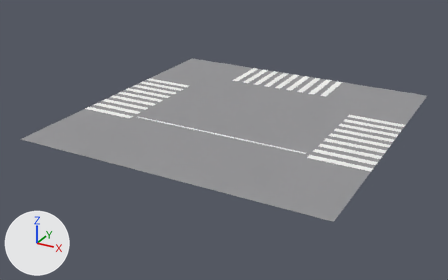
Two versions of the FBX model Assets/_Project/Hikone/Models/HK_RoadSurf_Tee.fbx, one commit apart.
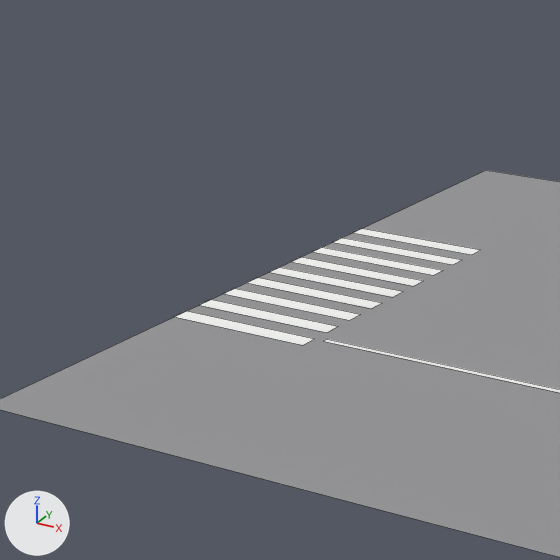
Each version is shown whole from a 50 mm lens placed at (17.6, -34.4, 15.2), pointed at (-0.7, -1.1, -1.5), then close up on the part from 6% to 49% of the width and 0% to 69% of the height. Arrows for +X, +Y and +Z are at lower left; the lights stay in place. The older version's two pictures come first. The close-ups show mesh edges as thin lines. Where no turn or scale is listed for an object, it has been applied to the vertices.

The first close-up shows 'HK_RoadSurf_Tee'.
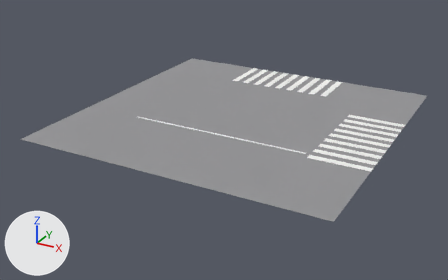
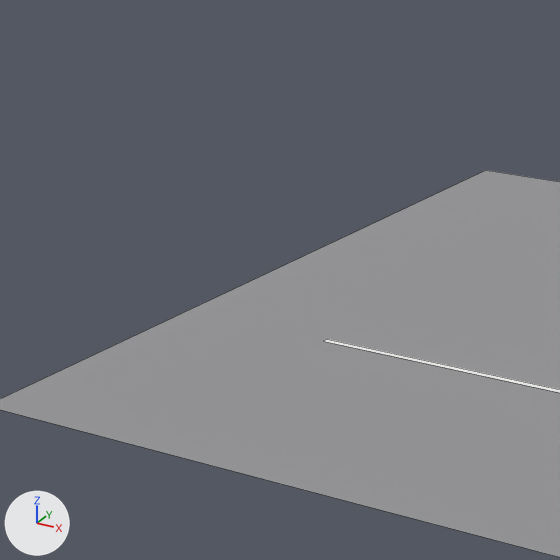
Pixel boxes [x1, y1, x2, y2] of what changed, in the close-ups (560 x 560 px):
part 1 of me_hk_roadsurf_tee, deleted: before [175, 228, 480, 345]

What the commit changed:
me_hk_roadsurf_tee is used by ob_hk_roadsurf_tee; location (0.0, 0.0, 0.0).
me_hk_roadsurf_tee had 116 vertices, 29 faces and spanned x -10.0..10.0, y -10.0..10.0, z 0.0.
me_hk_roadsurf_tee now has 80 vertices, 20 faces and spans x -10.0..10.0, y -10.0..10.0, z 0.0.
me_hk_roadsurf_tee part 1: 9 loose pieces with 36 vertices, spanning x -10.0..-6.2, y -4.1..3.6, z 0.0, are deleted.
